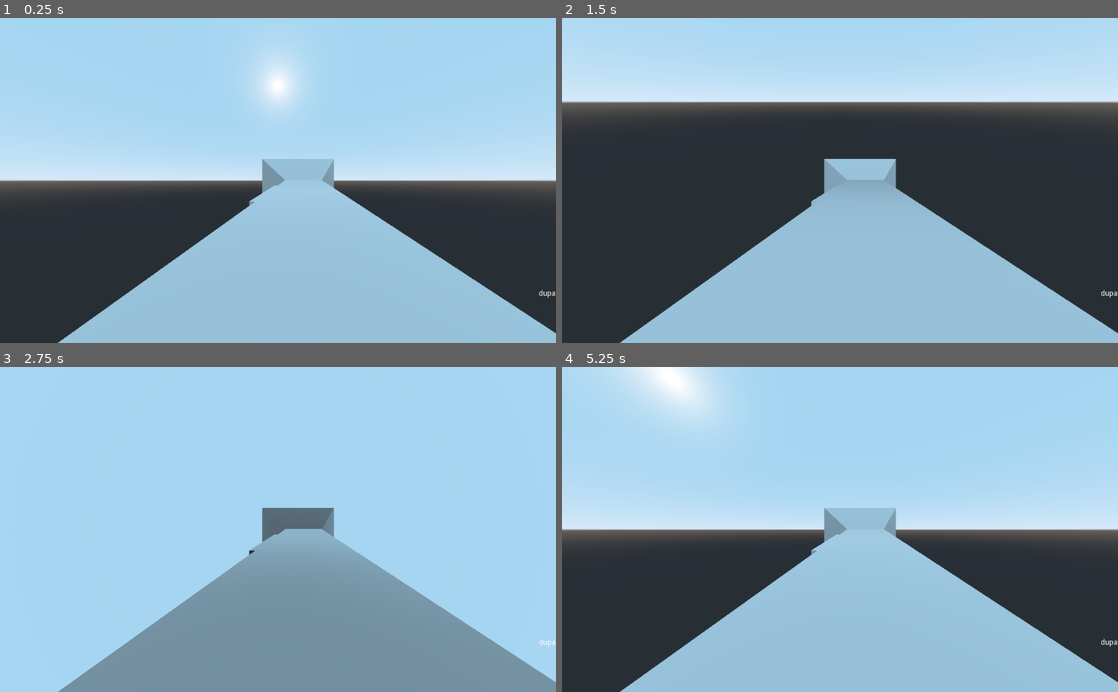
Above: before the commit, frames 1-4 (two rows, left to right).
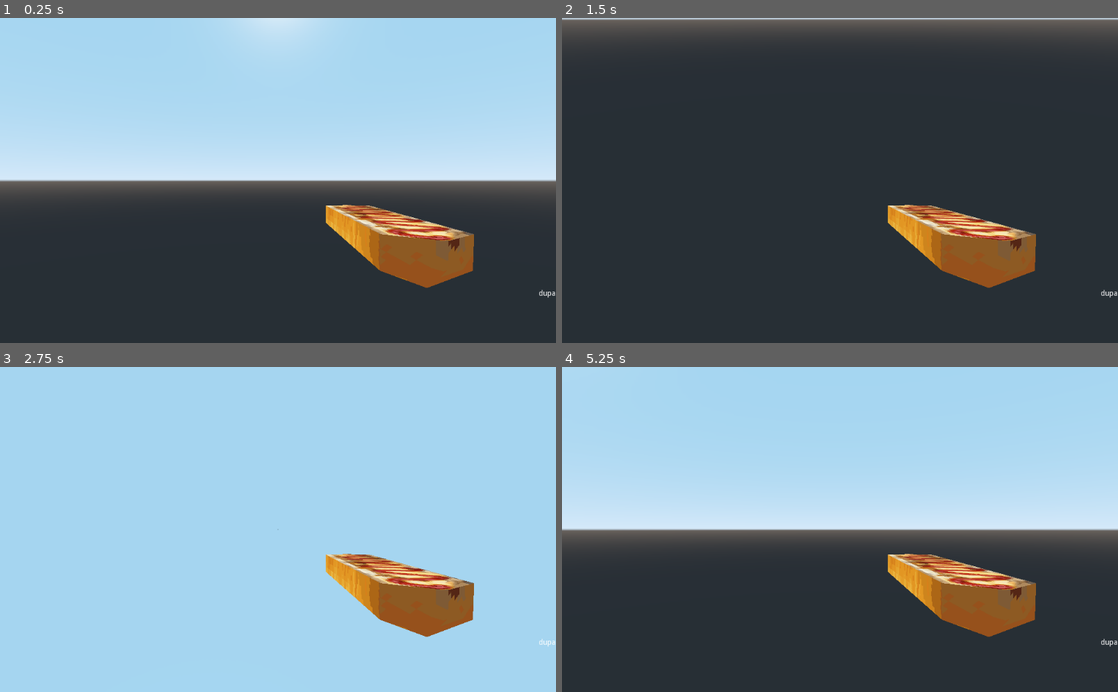
Above: after the commit, the same moments.

Repository: piotr-rudnik/spookt
Game: Godot game, scene res://scenes/main_scene.tscn
The game is run twice, just before and just after one commit, with the same random seed, the same clock (stepped at 60 frames per second) and the same inputs.
Inputs (mouse positions are in pixels of both pictures, inside the frame that each line leads up to):
- Up to frame 1 (0.25 s): no input
- Up to frame 2 (1.5 s): tap Enter at 0.5 s; move the mouse to (962, 164) at 0.52 s; hold D (ui_right) 0.53-1.28 s; tap Space at 1.25 s; move the mouse to (728, 196) at 1.27 s; hold S (ui_down) from 1.28 s (still down)
- Up to frame 3 (2.75 s): tap Enter at 2 s; move the mouse to (333, 458) at 2.02 s; release S (ui_down) at 2.03 s; hold D (ui_right) from 2.03 s (still down)
- Up to frame 4 (5.25 s): tap Space at 2.75, 4.25 s; move the mouse to (812, 594) at 2.77 s; release D (ui_right) at 2.78 s; hold W (ui_up) 2.78-3.53 s; tap Enter at 3.5 s; move the mouse to (1006, 578) at 3.52 s; hold A (ui_left) 3.53-5.03 s; move the mouse to (673, 480) at 4.27 s; move the mouse to (867, 529) at 5.02 s; hold S (ui_down) from 5.03 s (still down)

The runs differ from the first frame. In frame 1, 28% of the frame differs, in the area x 10-100%, y 0-100%; in frame 2, 56%, in the area x 0-100%, y 0-100%; in frame 3, 27%; in frame 4, 30%.

Commit message:
Change weapon scale position and models

Diff:
--- a/scenes/character.tscn
+++ b/scenes/character.tscn
@@ -17,7 +17,7 @@
 [node name="Head" type="Camera" parent="."]
 transform = Transform( 1, 0, 0, 0, 1, 0, 0, 0, 1, -0.0964553, 0.264633, 0.0323504 )
 current = true
-fov = 100.1
+fov = 60.3
 
 [node name="current_item" parent="Head" instance=ExtResource( 2 )]
-transform = Transform( 0.497, 0, 0, 0, 0.0150865, -0.6487, 0, 0.495771, 0.0197402, 0.559779, -0.396352, -2.79249 )
+transform = Transform( 0.3, 0, 0, 0, 0.00912489, -0.299861, 0, 0.299861, 0.00912489, 2.76594, -1.49701, -6.19168 )
--- a/scenes/character_viewport.tscn
+++ b/scenes/character_viewport.tscn
@@ -2,7 +2,6 @@
 
 [ext_resource path="res://scripts/Viewport.gd" type="Script" id=1]
 [ext_resource path="res://scenes/character.tscn" type="PackedScene" id=2]
-
 
 [node name="character_viewport_container" type="ViewportContainer"]
 margin_right = 1024.0
--- a/scripts/NPCBase.gd
+++ b/scripts/NPCBase.gd
@@ -8,7 +8,6 @@
 var vspeed = 0
 
 var hp = 100
-
 var walk_target = null
 var walk_path = null
 var path_point = 0
--- a/scripts/Weapon1.gd
+++ b/scripts/Weapon1.gd
@@ -2,7 +2,7 @@
 extends Item
 
 func _init():
-	model = load("res://models/items/weapon1.glb")
+	model = load("res://scenes/pizza.tscn")
 	bullet = load("res://scenes/items/Bullet.tscn")
 	item_name = "Weapon1"
 
--- a/scripts/Weapon2.gd
+++ b/scripts/Weapon2.gd
@@ -2,7 +2,7 @@
 extends Item
 
 func _init():
-	model = load("res://models/items/weapon2.glb")
+	model = load("res://scenes/skorpion.tscn")
 	bullet = load("res://scenes/items/Bullet.tscn")
 	item_name = "Weapon2"
 
